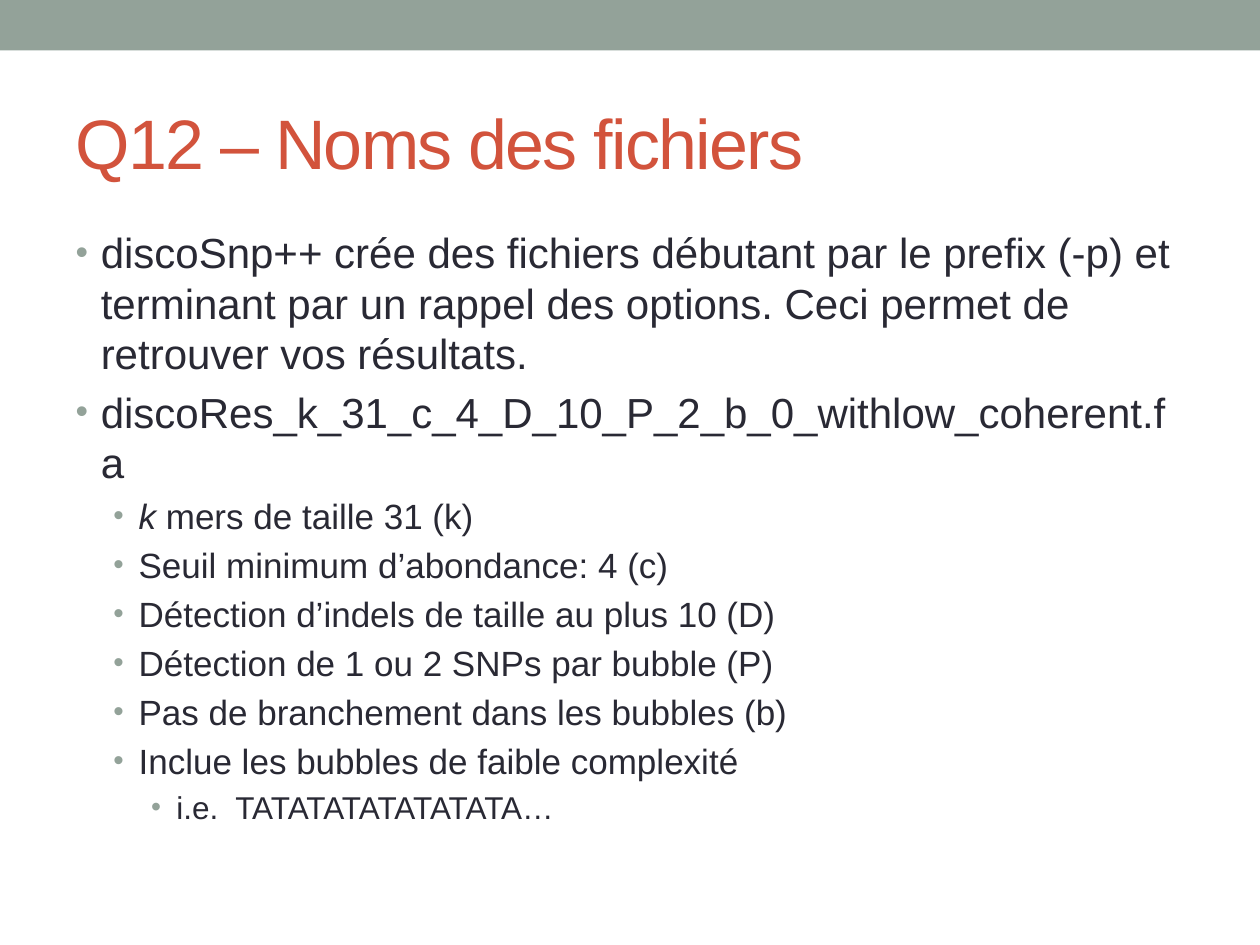
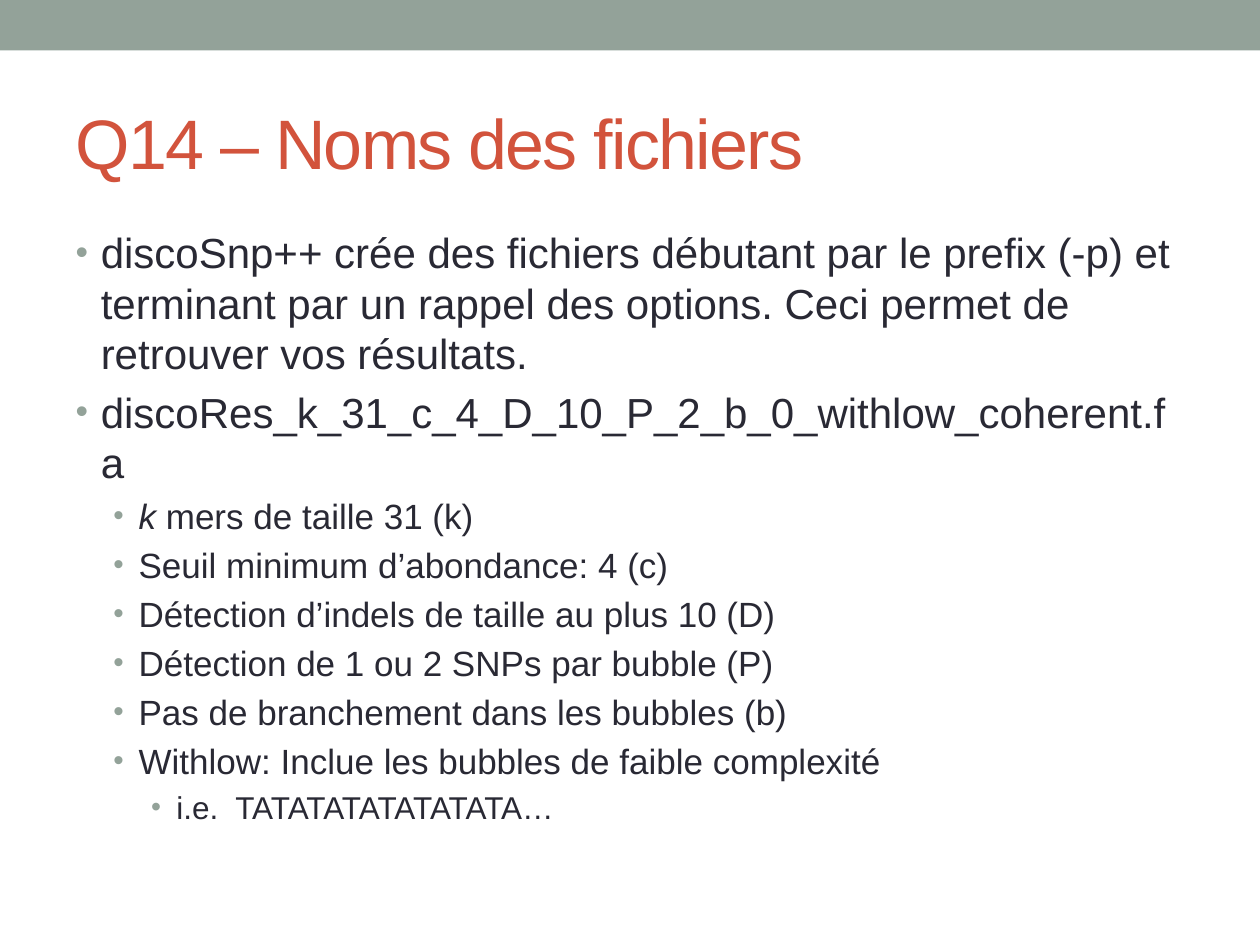
Before and after one commit to GATB/DiscoSnp, a slide deck: slide 9 of donot_release/formation_montpellier/TP_formation_colib'read.pptx. Drawn at 1260x945 pixels with LibreOffice and Linux fonts; fonts in the diff are those of the drawing. Boxes give left, top, right and bottom in pixels: in the first picture for what was removed or moved away, otherwise in the second. Text is boxed around its words. In the diff, an @@ line names an element or a change of style, - is before the commit and + after.

```diff
--- a/donot_release/formation_montpellier/TP_formation_colib'read.pptx
+++ b/donot_release/formation_montpellier/TP_formation_colib'read.pptx
@@ title at bbox=[76, 118, 803, 182]: text changed @@
-Q12 – Noms des fichiers
+Q14 – Noms des fichiers
@@ text at bbox=[139, 748, 880, 781]: text changed @@
-  • Inclue les bubbles de faible complexité
+  • Withlow: Inclue les bubbles de faible complexité
```
Also in this commit, not shown: 14 other slides changed, 2 slides added, 1 slide removed, 6 other files.
